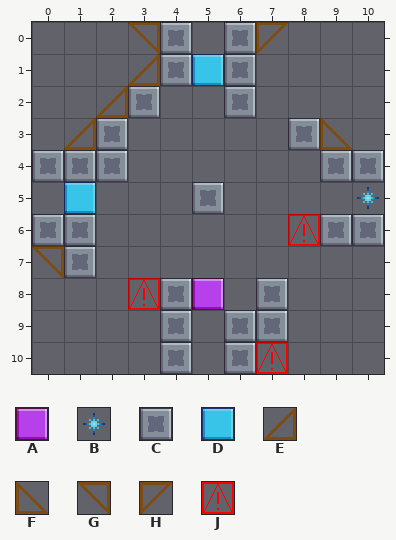
Tiled map (JSON): Assets/Level_Editor/TileMap/Room_33.tmj. That is the earlier state.
Cells are 32x32 px. Shown: x 0..10, y 0..10.
Key: from "tileSet": A 11, B 20, C 33, D 45, E 106, F 107, G 116, H 117, J 118.
_ is an empty cell.
Layers that did not change in this view are not listed.
Layer "Blocks" before, first column x 0:
 0 ___GC_CH___
 1 ___ECDC____
 2 __EC__C____
 3 _EC_____CF_
 4 CCC______CC
 5 _D___C____B
 6 CC______JCC
 7 GC_________
 8 ___JCA_C___
 9 ____C_CC___
10 ____C_CJ___
After:
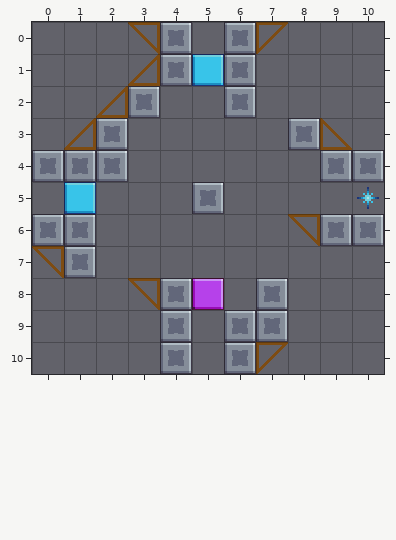
Difference:
Layer "Blocks":
y 6: x 8 J -> G
y 8: x 3 J -> G
y 10: x 7 J -> H
Where, in picture pixels (left, top, right, bottom), the same in both pictures:
changed: (288, 214, 320, 246)
changed: (128, 278, 160, 310)
changed: (256, 342, 288, 374)
